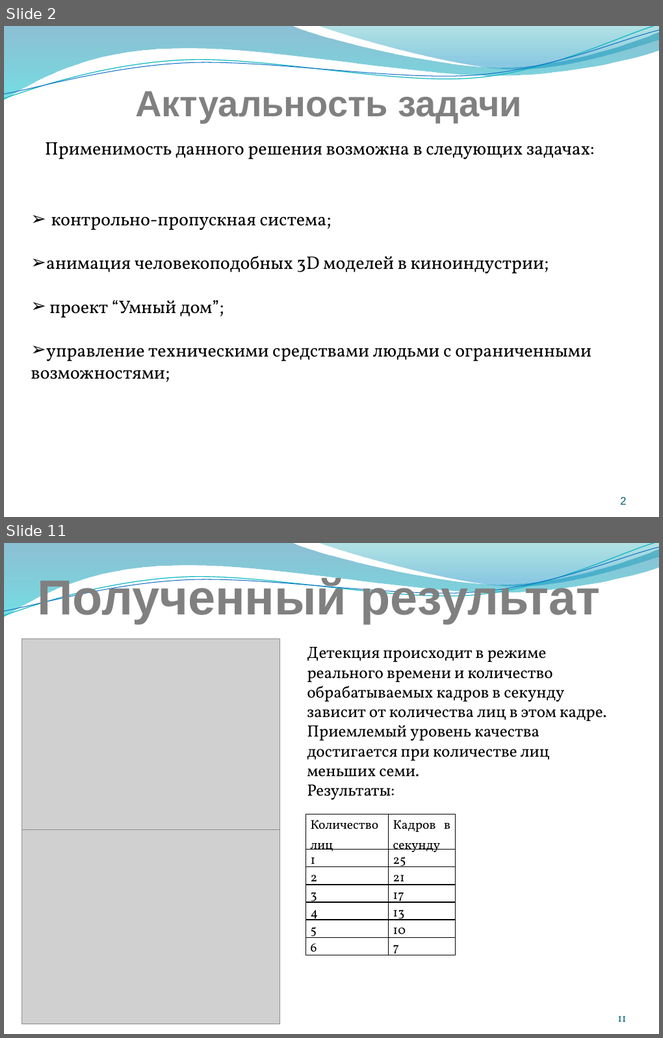
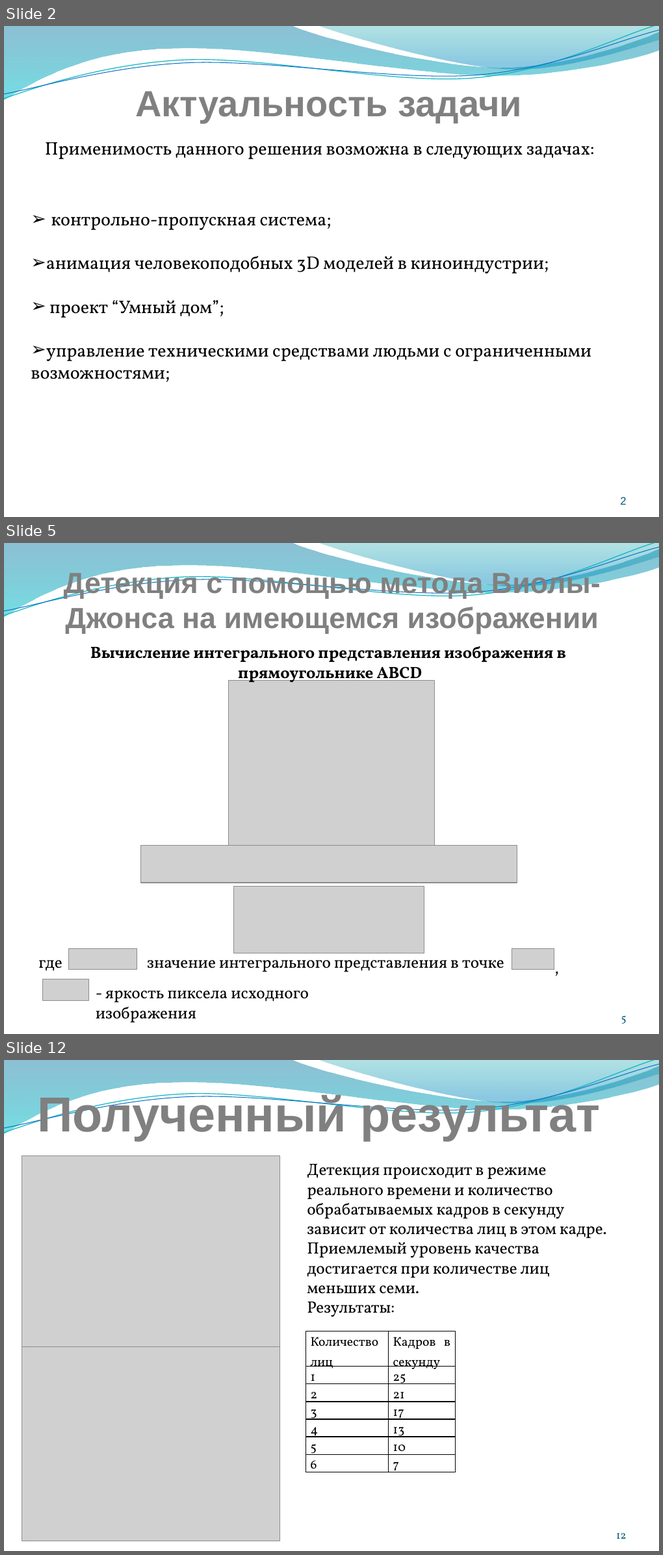
Before and after one commit to lao777/detectKeypointFace, a slide deck: text/Doklad.pptx. Shown one above the other, each under a label of ours: slides 2 and 11 before the commit, slides 2, 5 and 12 after it; the slides between them are not shown. The pictures are 663x1038 and 663x1555 pixels, drawn with LibreOffice and Linux fonts; fonts in the diff are those of the drawing; grey boxes stand for pictures. Boxes give left, top, right and bottom in pixels: in the first picture for what was removed or moved away, otherwise in the second. Text is boxed around its words. In the diff, an @@ line names an element or a change of style, - is before the commit and + after.

```diff
--- a/text/Doklad.pptx
+++ b/text/Doklad.pptx
@@ slide 5 added at [4,543,659,1034], background #FFFFFF; not listed: 4 template elements that a slide beside it also shows @@
@@ title added at [64,570,601,634], 32 pt, text #808080, bold @@
+Детекция с помощью метода Виолы-Джонса на имеющемся изображении
@@ text added at [90,646,566,685], 18 pt, text #000000, bold @@
+Вычисление интегрального представления изображения в
+прямоугольнике ABCD
@@ picture added at [229,681,435,856] @@
@@ picture added at [141,846,518,883] @@
@@ picture added at [233,887,424,954] @@
@@ picture added at [68,949,137,969] @@
@@ picture added at [512,949,555,969] @@
@@ text added at [38,960,62,971], 18 pt, text #000000 @@
+где
@@ text added at [147,953,504,972], 18 pt, text #000000 @@
+значение интегрального представления в точке
@@ text added at [549,954,566,980], 18 pt, text #000000 @@
+,
@@ picture added at [42,979,89,1001] @@
@@ text added at [96,991,309,1023], 18 pt, text #000000 @@
+- яркость пиксела исходного изображения
@@ page number added at [622,1016,627,1024], 12 pt, text #045D75 @@
+5
@@ what was slide 11 is now slide 12 @@
@@ page number at [616,1533,627,1539]: text changed @@
-11
+12
```
Also in this commit, not shown: 6 slides changed, 3 other slides added, 3 slides removed.
